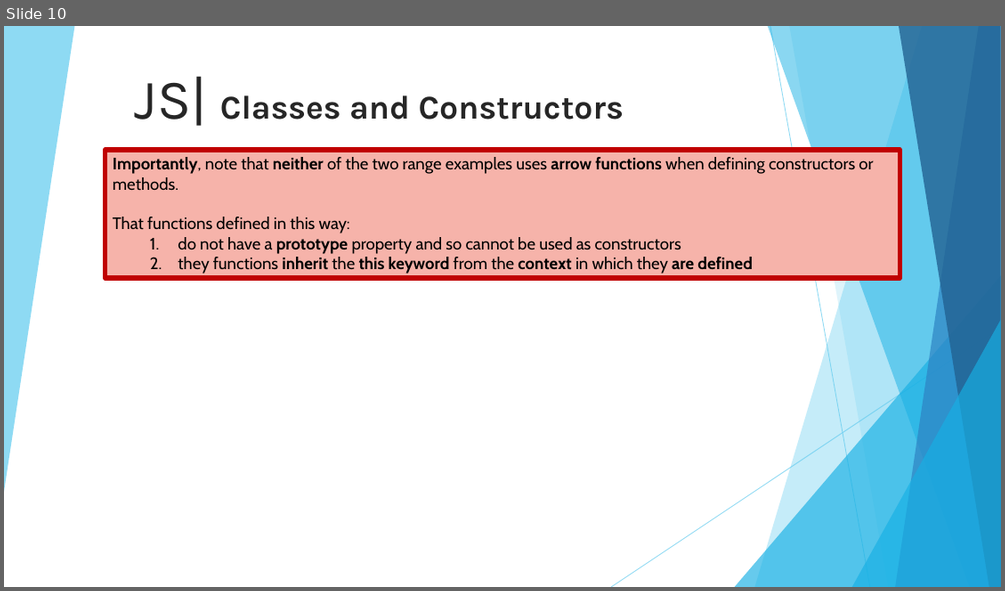
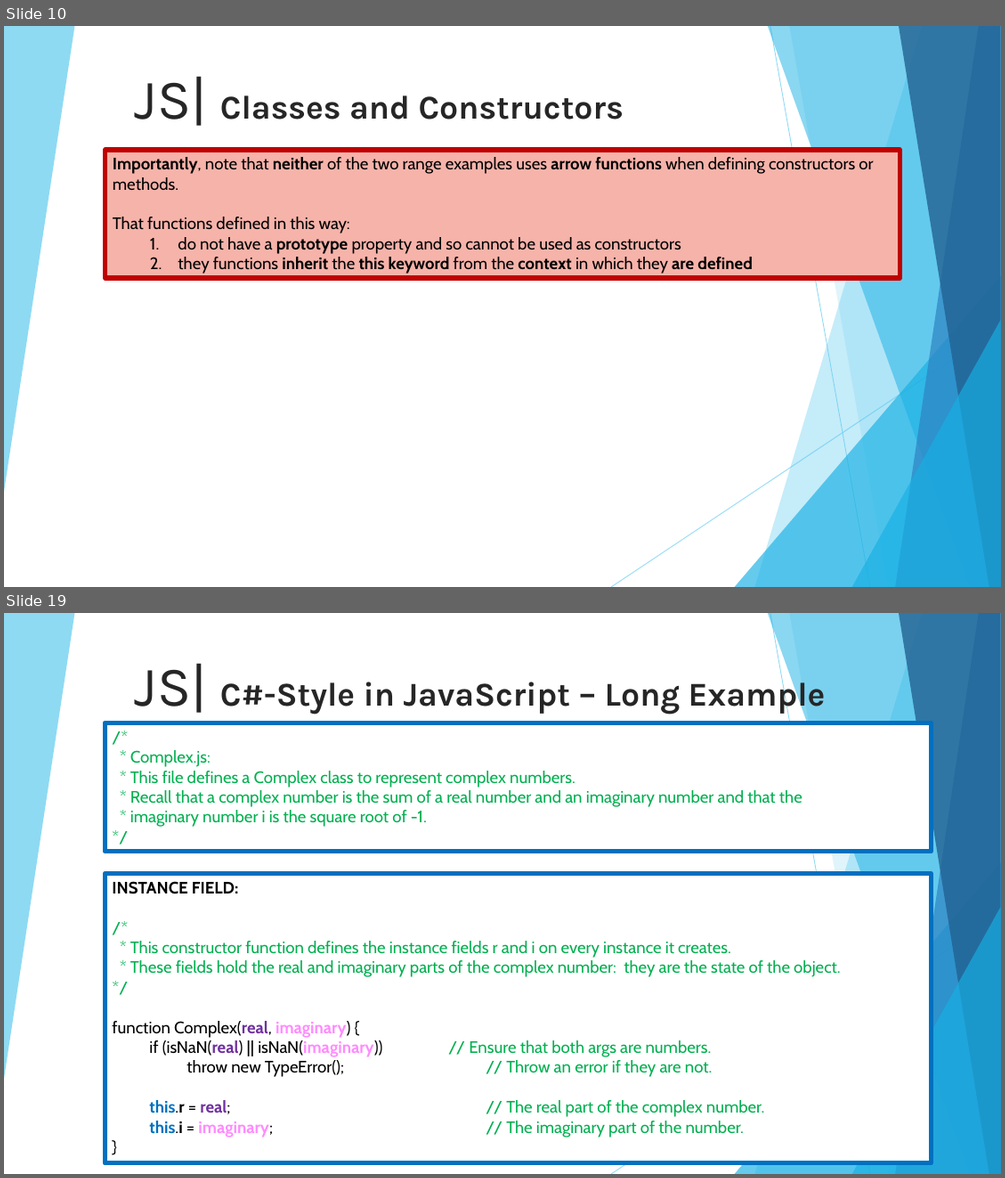
Before and after one commit to 01Primo/slides, a slide deck: 09_Javascript_Classes.pptx. Shown one above the other, each under a label of ours: slide 10 before the commit, slides 10 and 19 after it; the slides between them are not shown. The pictures are 1005x591 and 1005x1178 pixels, drawn with LibreOffice and Linux fonts; fonts in the diff are those of the drawing. Boxes give left, top, right and bottom in pixels: in the first picture for what was removed or moved away, otherwise in the second. Text is boxed around its words. In the diff, an @@ line names an element or a change of style, - is before the commit and + after.

Commit message:
Finish old style class in js

```diff
--- a/09_Javascript_Classes.pptx
+++ b/09_Javascript_Classes.pptx
@@ slide 19 added at box(4, 613, 1001, 1174), background #FFFFFF; not listed: 10 template elements that a slide beside it also shows @@
@@ title added at box(135, 663, 825, 714), 32 pt, text #262626, bold @@
+JS| C#-Style in JavaScript – Long Example
@@ rectangle added at box(105, 723, 931, 852), fill #FFFFFF, outline #0070C0 4.5 pt, 16 pt, text #00B050 @@
+/*
+* Complex.js:
+* This file defines a Complex class to represent complex numbers.
+* Recall that a complex number is the sum of a real number and an imaginary number and that the
+* imaginary number i is the square root of -1.
+*/
@@ rectangle added at box(105, 873, 931, 1163), fill #FFFFFF, outline #0070C0 4.5 pt, 16 pt, text #00B050 @@
+INSTANCE FIELD:
+/*
+* This constructor function defines the instance fields r and i on every instance it creates.
+* These fields hold the real and imaginary parts of the complex number: they are the state of the object.
+*/
+function Complex(real, imaginary) {
+if (isNaN(real) || isNaN(imaginary)) // Ensure that both args are numbers.
+throw new TypeError(); // Throw an error if they are not.
+this.r = real; // The real part of the complex number.
+this.i = imaginary; // The imaginary part of the number.
+}
```
Also in this commit, not shown: 1 slide changed, 12 other slides added.
